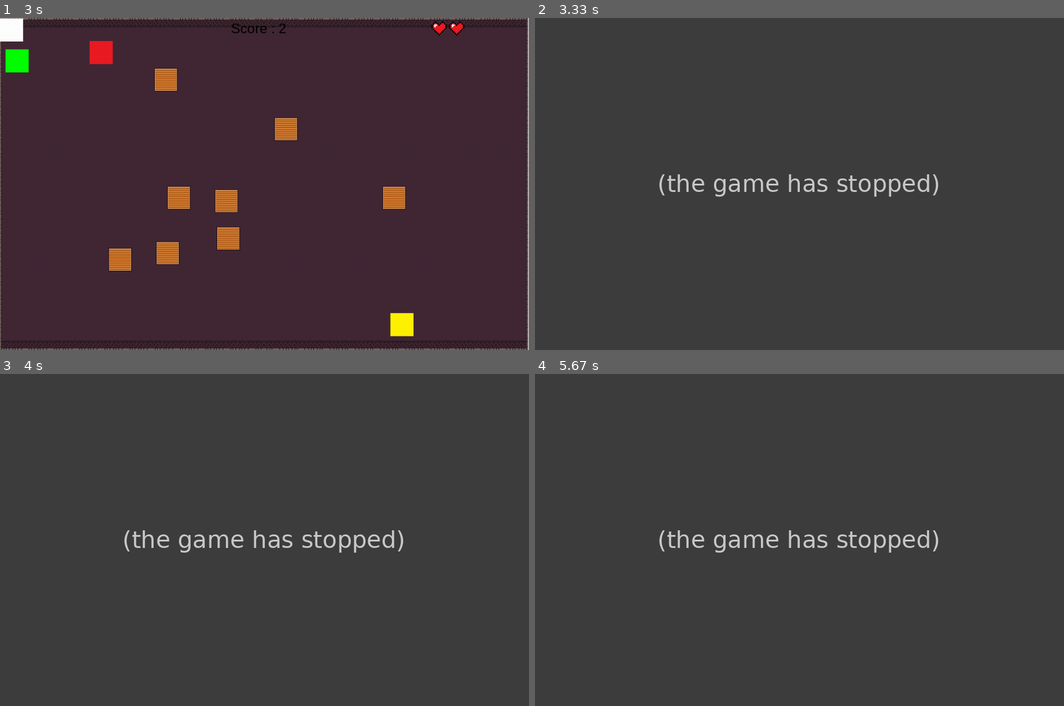
Above: before the commit, frames 1-4 (two rows, left to right).
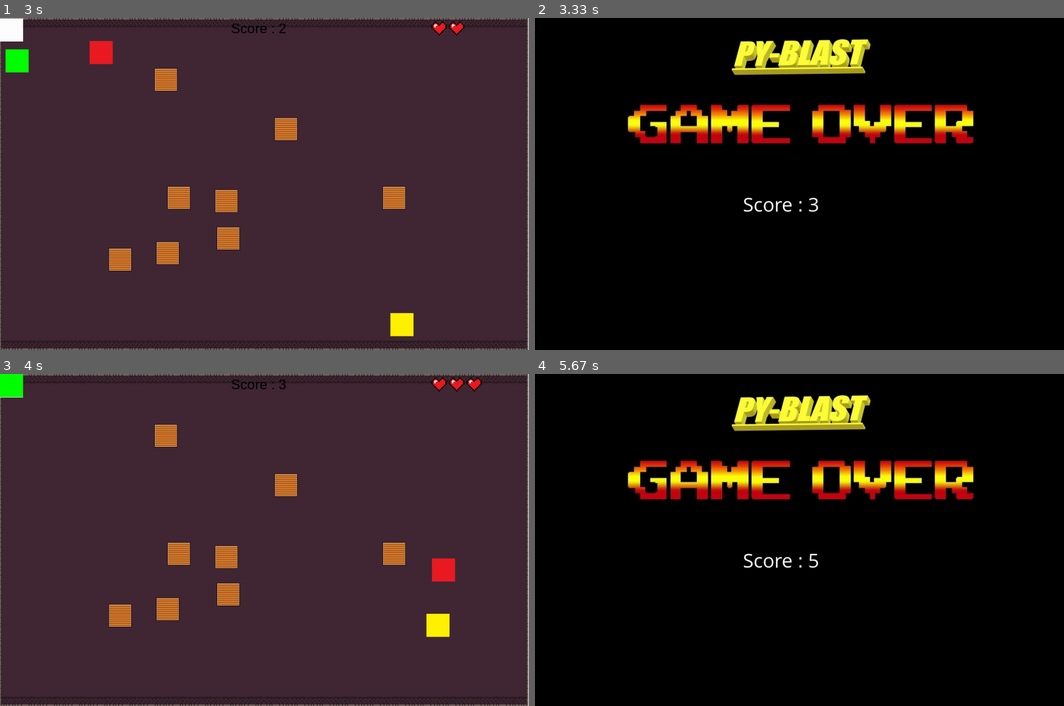
Above: after the commit, the same moments.

Repository: matthieurobert/Projet-ISN
Game: pygame game, started from test_bot.py
Two runs of this game, one before a commit and one after it. Both use one fixed random seed, a clock stepped at 60 frames per second and the inputs below.
Inputs:
- Up to frame 1 (3 s): tap Enter at 0.33 s; hold D 0.67-1.13 s; hold W 1.22-1.52 s; hold D 1.55-2.02 s; tap V at 1.7 s; hold A 2.05-2.58 s; hold S 2.62-2.92 s; hold A from 2.95 s (still down)
- Up to frame 2 (3.33 s): keep holding A; tap V at 3.1 s
- Up to frame 3 (4 s): release A at 3.35 s; hold R 3.38-3.75 s; hold W 3.38-3.75 s; hold W from 3.78 s (still down)
- Up to frame 4 (5.67 s): release W at 4.15 s; hold D 4.18-4.82 s; tap V at 4.33 s; hold S 4.85-5.22 s; hold A from 5.25 s (still down)

Frame 1 is identical in both runs. In frame 2, 100% of the frame differs, in the area x 0-100%, y 0-100%; in frame 3, 9.4%; in frame 4, 100%.
Before the commit the program exited at 3.15 s; later frames show no game.

Commit message:
ajout des musiques
on peut continuer le jeu en appuyant sur 'r '

Diff:
--- a/Partie_Clément/musique.py
+++ b/Partie_Clément/musique.py
@@ -15,3 +15,17 @@
     tir = pygame.mixer.Sound(r"C:\\Users\\Clément\\Documents\\GitHub\\Projet-ISN\\Partie_Clément\\musique_fond\\tir.wav")
     loops = 0
     tir.play(loops, maxtime=0,fade_ms=0)
+
+def musique_fin():
+
+    pygame.mixer.stop()
+    tir = pygame.mixer.Sound(r"C:\Users\Clément\Documents\GitHub\Projet-ISN\Partie_Clément\musique_fond\\perdu.wav")
+    loops = 0
+    tir.play(loops, maxtime=0,fade_ms=0)
+
+def musique_fond():
+
+    pygame.mixer.stop()
+    tir = pygame.mixer.Sound(r"C:\Users\Clément\Documents\GitHub\Projet-ISN\Partie_Clément\musique_fond\\Ozzed_-_World_Nap.wav")
+    loops = 0
+    tir.play(loops, maxtime=0,fade_ms=0)
--- a/test_bot.py
+++ b/test_bot.py
@@ -8,6 +8,9 @@
 from partie_lilian.variable import variable
 from random import randrange
 from Partie_Clément.musique import musique_blesse
+from Partie_Clément.musique import musique_tir
+from Partie_Clément.musique import musique_fin
+from Partie_Clément.musique import musique_fond
 
 pygame.init()
 
@@ -188,6 +191,7 @@
 
         pygame.key.set_repeat(50,15)
         while continuer2:
+
             for event in pygame.event.get():
               if event.type == pygame.QUIT:
                     pygame.quit()
@@ -256,7 +260,6 @@
             conteur = liste_crono[1]
 
 
-
             for event in pygame.event.get():
 
                 if event.type == QUIT:
@@ -298,19 +301,26 @@
                         pygame.display.flip()
             if point_vie == 0 :
                 continuer2 = 0
+                continuer3 = 1
+
 
         game_over(conteur,fenetre,nom_joueur)
-
+        musique_fin()
         while continuer3:
-            for evenement in pygame.event.get():
-                if evenement.type == QUIT:
+            for event in pygame.event.get():
+                if event.type == QUIT:
 
                     continuer3 = 0
                     pygame.display.quit()
-                if event.key == KEYDOWN:
+                if event.type == KEYDOWN:
                     if event.key == K_r:
-                        continuer3 = 0
+                        point_vie = 3
                         continuer2 = 1
+                        continuer3=0
+                        fenetre.blit(perso,(0,0))
+                        pygame.display.flip()
+
+
 
             pygame.display.flip()
             pygame.font.init()
